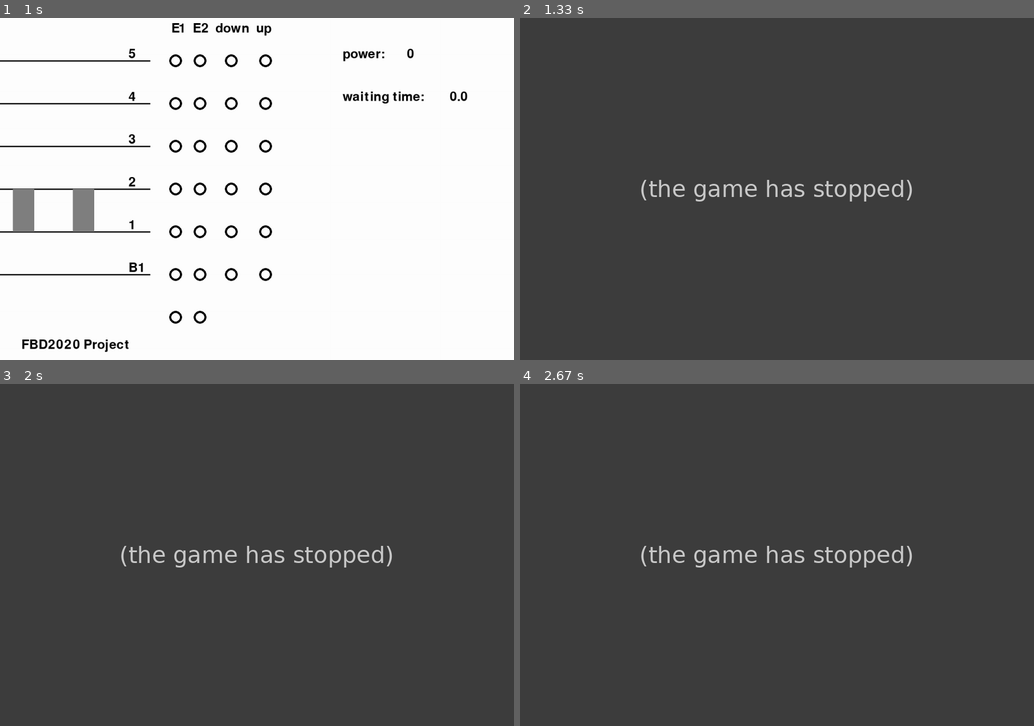
Above: before the commit, frames 1-4 (two rows, left to right).
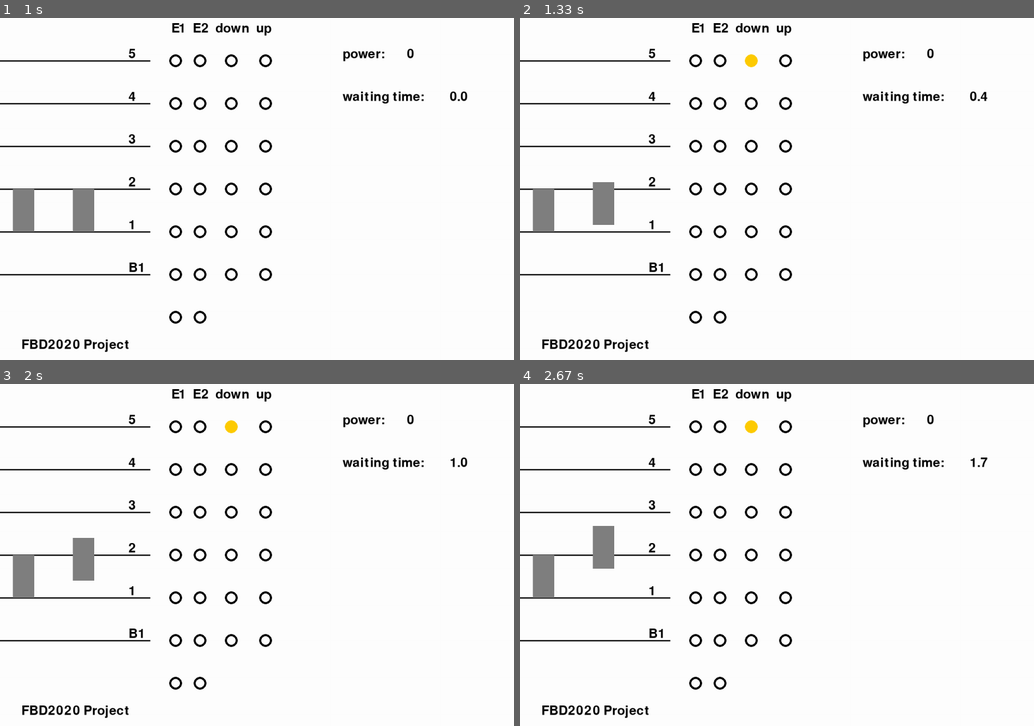
Above: after the commit, the same moments.

Repository: wonjaegang/FBD2020
Game: pygame game, started from PC/allocation algorithms/odd_even_algorithm.py
Same seed, same stepped clock (60 frames per second), same inputs: the game is played once before the commit and once after it.
Inputs:
- Up to frame 1 (1 s): no input
- Up to frame 2 (1.33 s): no input
- Up to frame 3 (2 s): no input
- Up to frame 4 (2.67 s): no input

Frame 1 is identical in both runs. In frame 2, 99% of the frame differs, in the area x 0-100%, y 0-100%; in frame 3, 99%; in frame 4, 99%.
Error before the commit: UnboundLocalError: cannot access local variable 'e1_destination_call' where it is not associ...; the game stopped at 1 s (later frames are placeholders)

Commit message:
fucking git

Diff:
--- a/PC/allocation algorithms/odd_even_algorithm.py
+++ b/PC/allocation algorithms/odd_even_algorithm.py
@@ -146,12 +146,6 @@
     data = b''
     if count == 10:
         data = b'J\r\n'
-    if count == 11:
-        data = b'Q\r\n'
-    if count == 12:
-        data = b'D\r\n'
-    if count == 40:
-        data = b'D\r\n'
 
     int_data = int.from_bytes(data, "little") - int.from_bytes(b'A\r\n', "little")  # Convert to int starts from 0
     # If input data is None
@@ -194,36 +188,23 @@
     # # # # # # # # # # # # # # # # # # # # # # # #
     # MUST change call_type to "uncalled" after arrived
 
-    calls = [[], []]  # [[e1 calls], [e2 calls]]
+    car_calls = []
+    landing_calls = []
     for floor in range(Building.whole_floor):
         for call_type in range(2):
-            if cc[floor][call_type] and (floor == 3 or floor == 5):
-                calls[0].append([floor, "cc" + str(call_type)])
-            if cc[floor][call_type] and (floor == 2 or floor == 4):
-                calls[1].append([floor, "cc" + str(call_type)])
-            else:
-                if cc[floor][call_type]:
-                    for id_num in range(2):
-                        calls[id_num].append([floor, "cc" + str(call_type)])
+            if cc[floor][call_type]:
+                car_calls.append([floor, "cc" + str(call_type)])
     for id_num in range(2):
         for floor in range(Building.whole_floor):
-            if lc[id_num][floor] and (floor == 3 or floor == 5):
-                calls[0].append([floor, "lc"])
-            if lc[id_num][floor] and (floor == 2 or floor == 4):
-                calls[1].append([floor, "lc"])
             if lc[id_num][floor]:
-                calls[id_num].append([floor, "lc"])
-
-    if len(calls[0]) == 0:
-        e1_destination_call = [e1.destination_floor, "uncalled"]
-        if e1.opening_sequence > 0:
-            e1_destination_call = [e1.destination_floor, "uncalled"]
-    if e1_destination_call in calls[1]:
-        calls[1].remove(e1_destination_call)
-    if len(calls[1]) == 0:
-        e2_destination_call = [e2.destination_floor, "uncalled"]
-        if e2.opening_sequence > 0:
-            e2_destination_call = [e2.destination_floor, "uncalled"]
+                landing_calls[id_num].append([floor, "lc"])
+    e1_destination_call=[e1.destination_floor, e1.destination[1]]
+    e2_destination_call=[e2.destination_floor, e2.destination[1]]
+    for i in range (len(car_calls)):
+        if car_calls[i][0] == 2 or car_calls[i][0] == 4:
+            e1_destination_call = car_calls[i]
+        if car_calls[i][0] == 3 or car_calls[i][0] == 5:
+            e2_destination_call = car_calls[i]
 
     # [[elevator1 destination floor, elevator1 call type], [elevator2 destination floor, elevator2 call type]]
     # call type : "lc" : landing call, "cc0" : car call - down, "cc1" : car call - up, "uncalled" : command without call
